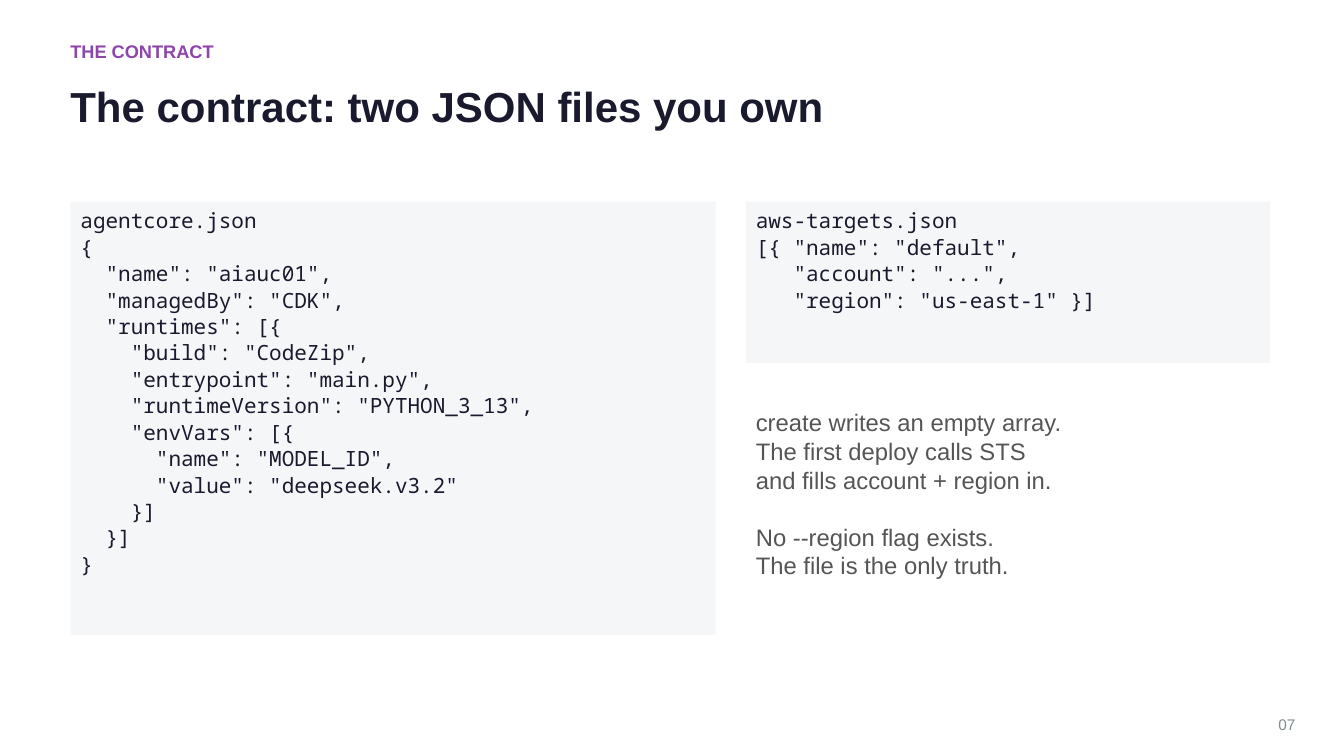
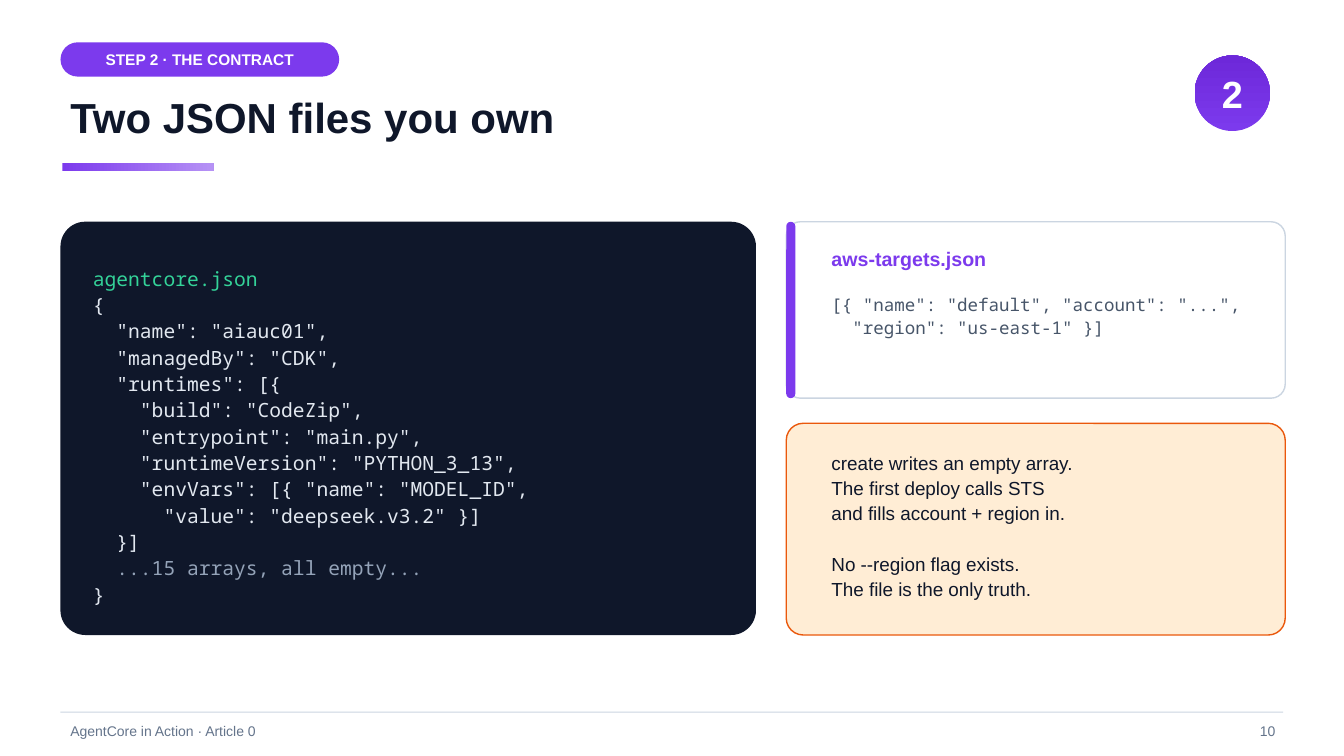
Before and after one commit to pinxiong/bedrock-agentcore-in-action, a slide deck: slide 10 of articles/decks/aws-agentcore-under-the-hood.pptx (slide 7 before the commit). Drawn at 1344x756 pixels with LibreOffice and Linux fonts; fonts in the diff are those of the drawing. Boxes give left, top, right and bottom in pixels: in the first picture for what was removed or moved away, otherwise in the second. Text is boxed around its words. In the diff, an @@ line names an element or a change of style, - is before the commit and + after.

Commit message:
a0 revision v2: vivid design system, env-first step-by-step structure, screenshot spots
- figures: 8 figures (new F0 command map), vivid palette, shadows, gradients,
  8 distinct layouts; reused across en/zh articles and deck
- en article: env checklist up front, steps 1-5 with real commands+outputs,
  6 screenshot spots, sanitized account id
- zh article: same structure, same figures, screenshot spots
- deck: 23 slides, dark gradient title/divider/closing slides, kicker chips,
  accent underlines, dark code panels, LIVE DEMO chips, number badges
- PLAN.md: v2 figure/ppt specs + screenshot-spot convention

```diff
--- a/articles/decks/aws-agentcore-under-the-hood.pptx
+++ b/articles/decks/aws-agentcore-under-the-hood.pptx
@@ rounded rectangle added at (x1=60, y1=42, x2=340, y2=77), fill #7C3AED, 11 pt, text #FFFFFF, bold @@
+STEP 2 · THE CONTRACT
@@ text removed at (x1=70, y1=45, x2=214, y2=58) @@
-THE CONTRACT
@@ ellipse added at (x1=1195, y1=55, x2=1270, y2=131), fill gradient #7C3AED to #6D28D9, 27 pt, text #FFFFFF, bold @@
+2
@@ text at (x1=70, y1=102, x2=554, y2=142): text changed; text colour #1A1A2E to #0F172A @@
-The contract: two JSON files you own
+Two JSON files you own
@@ rectangle added at (x1=63, y1=163, x2=214, y2=170), fill gradient #7C3AED to #B692F5 @@
@@ rounded rectangle "agentcore.json" resized from (x1=71, y1=202, x2=716, y2=635) to (x1=60, y1=222, x2=756, y2=635) @@
@@ rounded rectangle "agentcore.json" at (x1=60, y1=222, x2=756, y2=635): vertical alignment top to middle; rectangle to rounded rectangle; fill #F4F6F7 to #0F172A @@
@@ rounded rectangle added at (x1=786, y1=222, x2=1286, y2=398), fill #FFFFFF, outline #CBD5E1 1 pt @@
@@ rounded rectangle added at (x1=786, y1=222, x2=796, y2=398), fill #7C3AED @@
@@ text added at (x1=831, y1=251, x2=986, y2=270), 14 pt, text #7C3AED, bold @@
+aws-targets.json
@@ text in rounded rectangle at (x1=93, y1=271, x2=517, y2=473): size 15 to 14 pt in "agentcore.json", "{", ""name": "aiauc01",", ""managedBy": "CDK"," and 6 more places; text colour #1A1A2E to #34D399 in "agentcore.json"; text colour #1A1A2E to #E2E8F0 in "{", ""name": "aiauc01",", ""managedBy": "CDK",", ""runtimes": [{" and 5 more places; line spacing 1.05 to 1.12 @@
@@ text "[{ "name": "default", "account": "..."," moved from (x1=746, y1=202, x2=1270, y2=363) to (x1=852, y1=297, x2=1167, y2=339) @@
@@ text "[{ "name": "default", "account": "..."," at (x1=852, y1=297, x2=1167, y2=339): fill #F4F6F7 to none @@
@@ text at (x1=863, y1=297, x2=1167, y2=314): text changed; size 15 to 12.5 pt; text colour #1A1A2E to #475569 @@
-aws-targets.json
-[{ "name": "default",
-"account": "...",
+[{ "name": "default", "account": "...",
@@ text at (x1=852, y1=320, x2=1072, y2=339): size 15 to 12.5 pt, text colour #1A1A2E to #475569 in ""region": "us-east-1" }]"; line spacing 1.05 to 1.1 @@
@@ rounded rectangle added at (x1=786, y1=423, x2=1286, y2=635), fill #FFEDD5, outline #EA580C 1 pt @@
@@ text "create writes an empty array." moved from (x1=756, y1=413, x2=1061, y2=579) to (x1=831, y1=456, x2=1073, y2=600) @@
@@ text "create writes an empty array." at (x1=831, y1=456, x2=1073, y2=600): size 17 to 13.5 pt, text colour #555555 to #0F172A; line spacing 1 to 1.12 @@
@@ text in rounded rectangle at (x1=140, y1=482, x2=528, y2=528): text changed; size 15 to 14 pt; text colour #1A1A2E to #E2E8F0 @@
-"envVars": [{
-"name": "MODEL_ID",
-"value": "deepseek.v3.2"
+"envVars": [{ "name": "MODEL_ID",
+"value": "deepseek.v3.2" }]
@@ text in rounded rectangle at (x1=116, y1=560, x2=422, y2=580): text changed; size 15 to 14 pt; text colour #1A1A2E to #94A3B8 @@
-}]
+...15 arrays, all empty...
@@ rectangle added at (x1=60, y1=712, x2=1284, y2=713), fill #CBD5E1 @@
@@ text removed at (x1=1278, y1=719, x2=1295, y2=730) @@
-07
@@ text added at (x1=70, y1=726, x2=256, y2=739), 10 pt, text #64748B @@
+AgentCore in Action · Article 0
@@ text added at (x1=1260, y1=726, x2=1276, y2=736), 10 pt, text #64748B @@
+10
```
Also in this commit, not shown: 10 other slides changed, 12 slides added, 6 slides removed, 21 other files.
